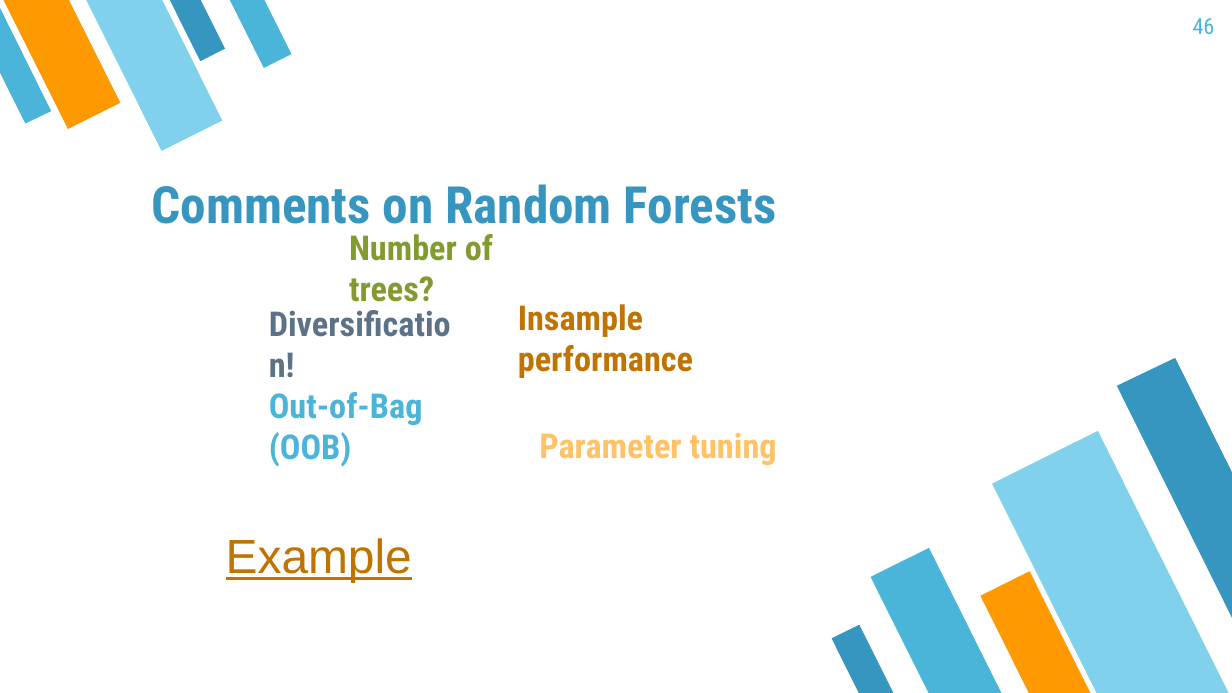
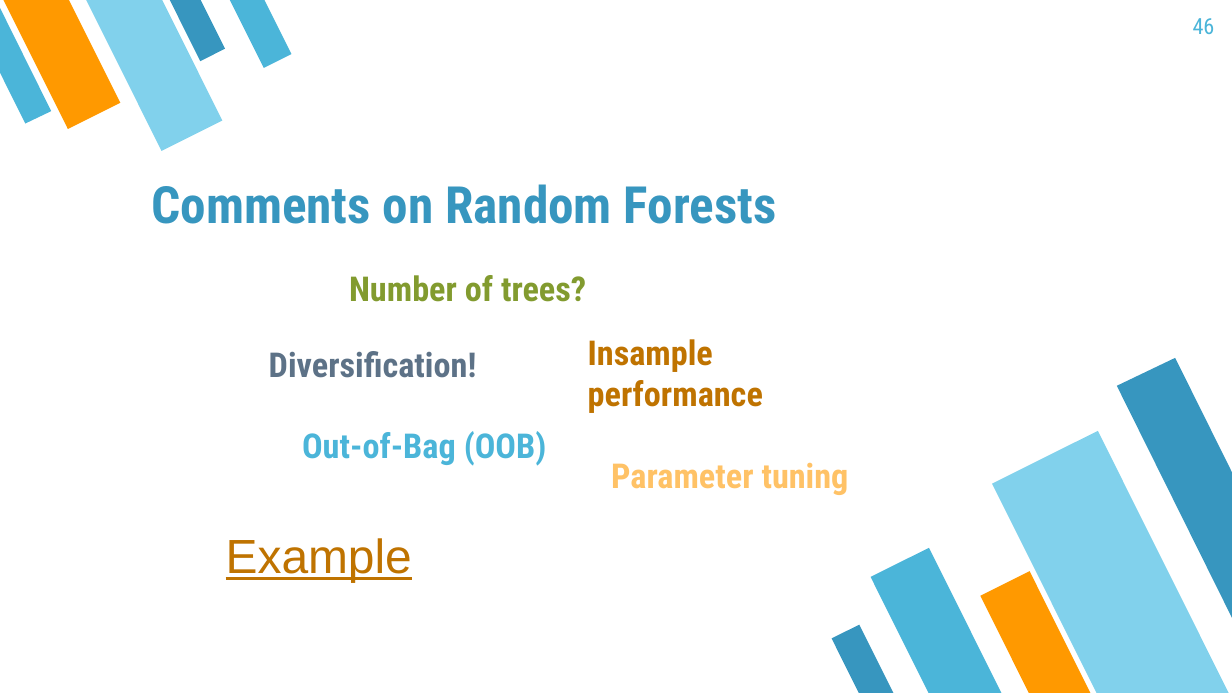
Before and after one commit to mayer79/ml_lecture, a slide deck: slide 46 of slides/ML_Lecture.pptx. Drawn at 1232x693 pixels with LibreOffice and Linux fonts; fonts in the diff are those of the drawing. Boxes give left, top, right and bottom in pixels: in the first picture for what was removed or moved away, otherwise in the second. Text is boxed around its words. In the diff, an @@ line names an element or a change of style, - is before the commit and + after.

```diff
--- a/slides/ML_Lecture.pptx
+++ b/slides/ML_Lecture.pptx
@@ text "Number of trees?" rewrapped from box(349, 234, 493, 302) to box(349, 275, 586, 302) @@
@@ text "Diversification!" rewrapped from box(256, 334, 476, 395) to box(269, 351, 477, 378) @@
@@ text "Insample performance": place and size @@
-text "Insample performance" at box(518, 304, 693, 378)
+text "Insample performance" at box(588, 339, 763, 413)
@@ text "Out-of-Bag (OOB)" rewrapped from box(269, 392, 423, 467) to box(302, 431, 547, 466) @@
@@ text "Parameter tuning": place and size @@
-text "Parameter tuning" at box(539, 433, 777, 465)
+text "Parameter tuning" at box(611, 463, 849, 495)
```
Also in this commit, not shown: 18 other slides changed.
